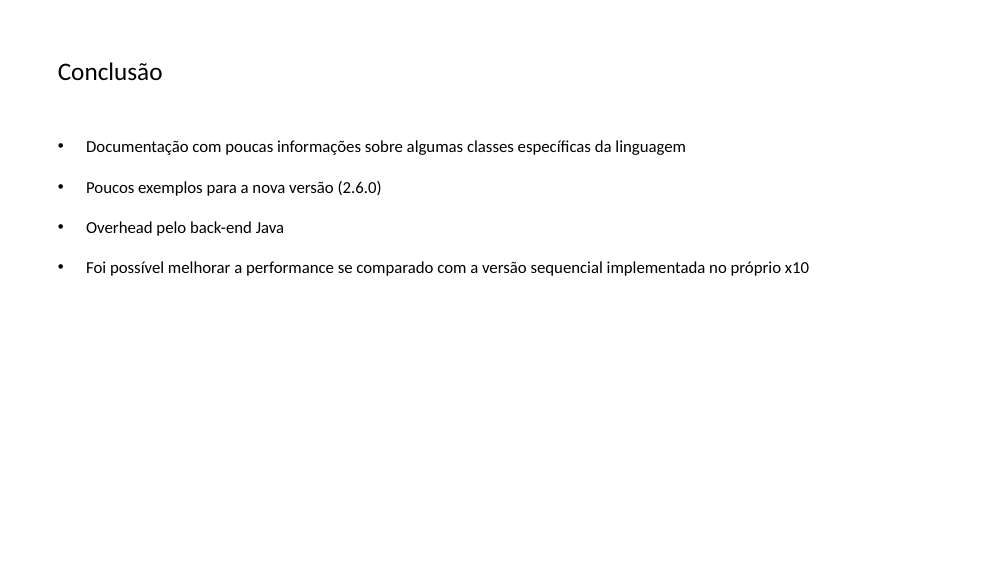
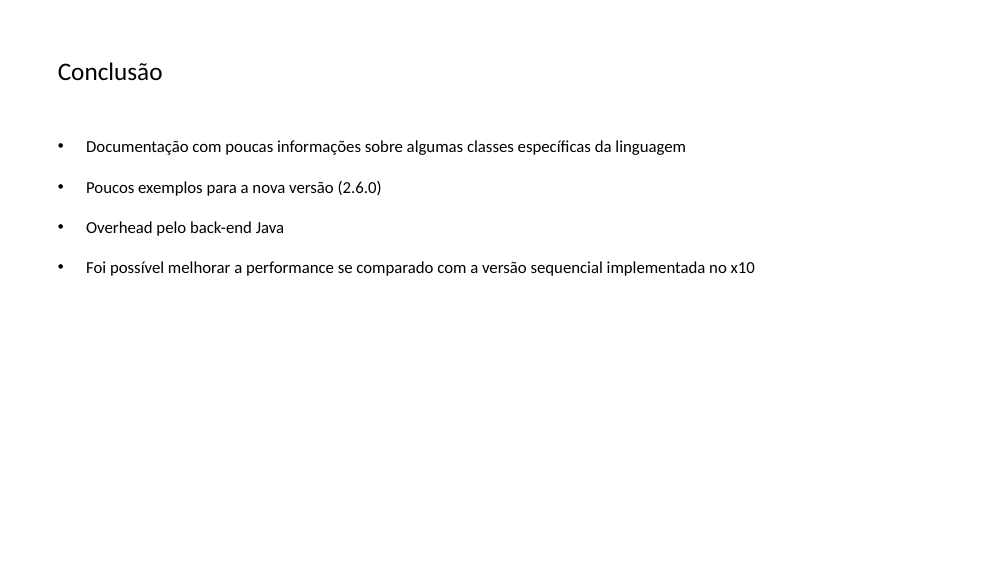
Before and after one commit to lquatrin/inf2591, a slide deck: slide 46 of x10.pptx. Drawn at 1008x567 pixels with LibreOffice and Linux fonts; fonts in the diff are those of the drawing. Boxes give left, top, right and bottom in pixels: in the first picture for what was removed or moved away, otherwise in the second. Text is boxed around its words. In the diff, an @@ line names an element or a change of style, - is before the commit and + after.

```diff
--- a/x10.pptx
+++ b/x10.pptx
@@ text at [86,261,755,276]: text changed @@
-• Foi possível melhorar a performance se comparado com a versão sequencial implementada no próprio x10
+• Foi possível melhorar a performance se comparado com a versão sequencial implementada no x10
```
Also in this commit, not shown: 11 other files.
